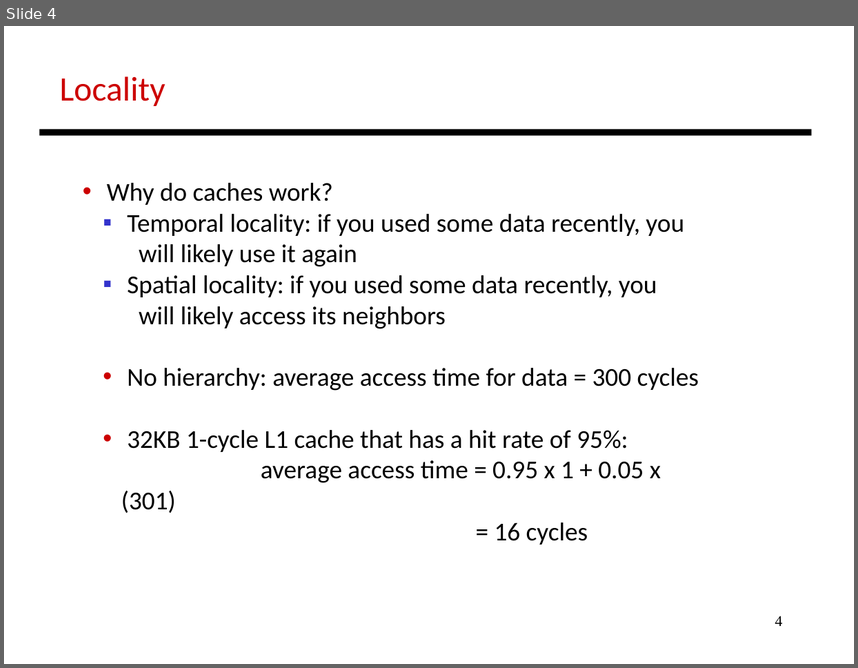
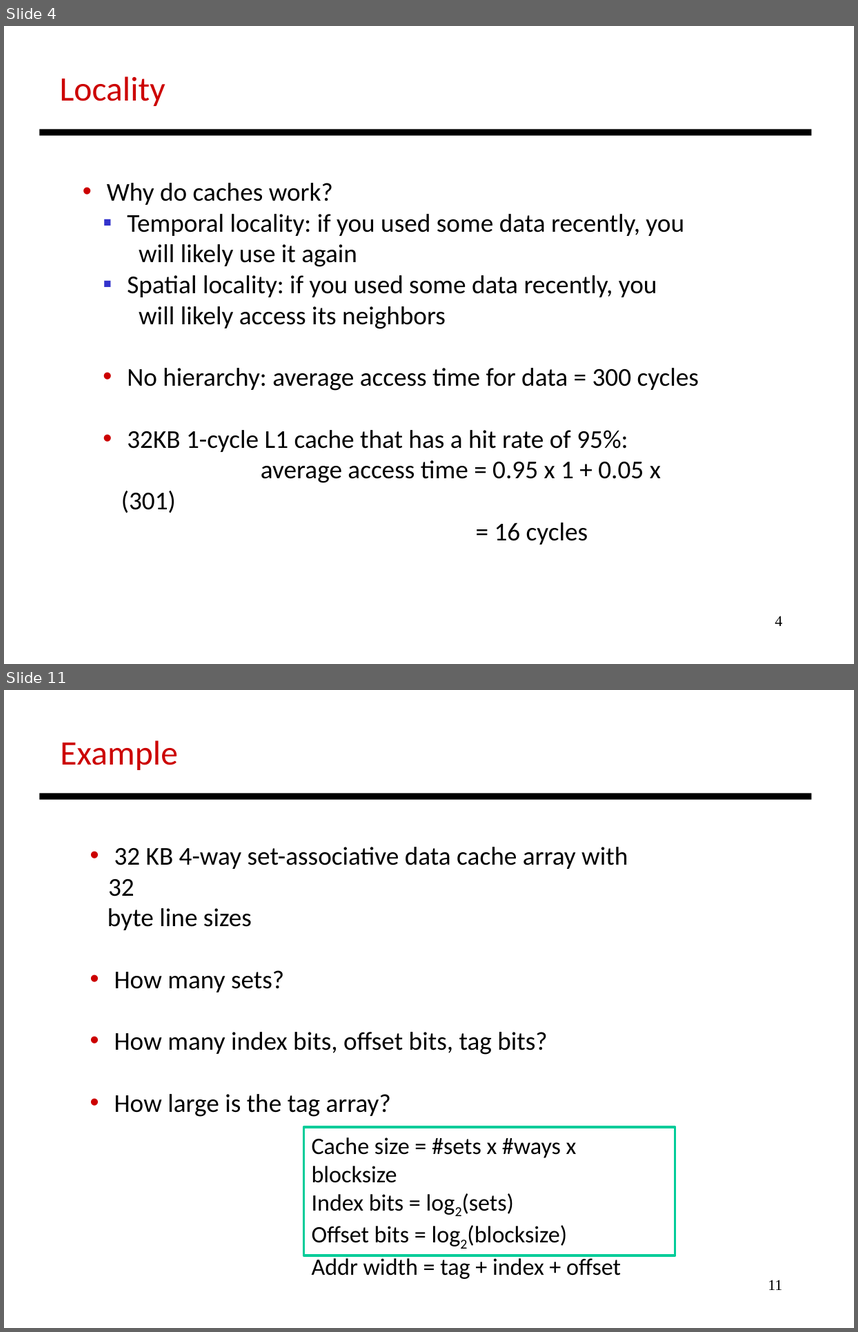
Before and after one commit to antonburtsev/cs3810, a slide deck: lectures/lecture15-caches/lecture15-caches.odp. Shown one above the other, each under a label of ours: slide 4 before the commit, slides 4 and 11 after it; the slides between them are not shown. The pictures are 858x668 and 858x1332 pixels, drawn with LibreOffice and Linux fonts; fonts in the diff are those of the drawing. Boxes give left, top, right and bottom in pixels: in the first picture for what was removed or moved away, otherwise in the second. Text is boxed around its words. In the diff, an @@ line names an element or a change of style, - is before the commit and + after.

```diff
--- a/lectures/lecture15-caches/lecture15-caches.odp
+++ b/lectures/lecture15-caches/lecture15-caches.odp
@@ slide 11 added at (4,690,854,1328), background #FFFFFF @@
@@ text added at (60,740,178,770), 32 pt, text #CC0000 @@
+Example
@@ line added from (39, 796) to (812, 796), #000000 6.01 pt @@
@@ text added at (107,847,628,1116), 24 pt, text #000000 @@
+• 32 KB 4-way set-associative data cache array with 32
+byte line sizes
+• How many sets?
+• How many index bits, offset bits, tag bits?
+• How large is the tag array?
@@ rectangle added at (304,1127,675,1255), outline #00CC99 2.24 pt, 22 pt, text #000000 @@
+Cache size = #sets x #ways x blocksize
+Index bits = log2(sets)
+Offset bits = log2(blocksize)
+Addr width = tag + index + offset
@@ page number added at (768,1279,782,1290), 14 pt, text #000000 @@
+11
```
Also in this commit, not shown: 12 other slides added, 2 other files.
